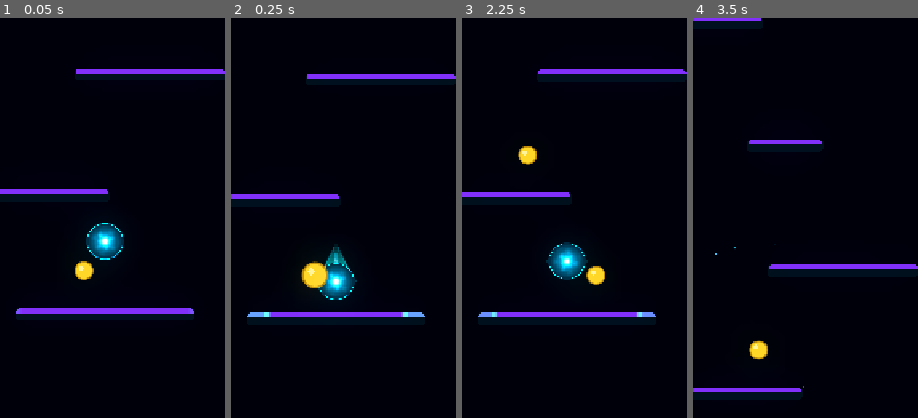
Above: before the commit, frames 1-4 (left to right).
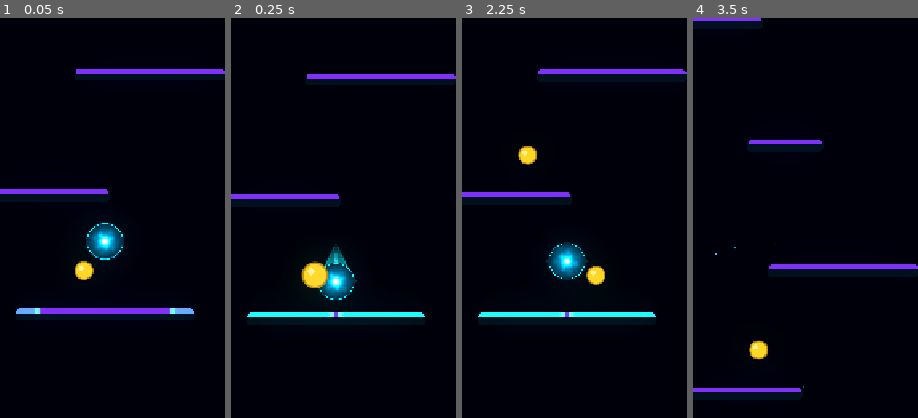
Above: after the commit, the same moments.

Repository: Kryodo/TowerJump
Game: Godot game, scene res://scenes/main.tscn
Same seed, same stepped clock (60 frames per second), same inputs: the game is played once before the commit and once after it.
Inputs (mouse positions are % of the whole screen's width and height, from its top left):
- Up to frame 1 (0.05 s): no input
- Up to frame 2 (0.25 s): no input
- Up to frame 3 (2.25 s): move the mouse to (72, 45) at 0.52 s; hold Right (ui_right) 0.53-1.25 s; click (72, 45) at 0.67 s; drag from (30, 55) to (47, 31) at 1.27 s; click "Nochmal spielen" at 2 s
- Up to frame 4 (3.5 s): move the mouse to (60, 28) at 2.77 s; hold Left (ui_left) from 2.78 s (still down)
The pictures show only the part of the screen within x 27-77%, y 20-70%; the shares and areas given below are measured in that part.

The runs differ from the first frame. In frame 1, 0.3% of the frame differs, in the area x 7-87%, y 72-74%; in frame 2, 0.9%, in the area x 7-87%, y 73-75%; in frame 3, 0.9%; in frame 4, nothing differs.

Commit message:
Tune neon charge urgency and landing completion

Diff:
--- a/scripts/platform.gd
+++ b/scripts/platform.gd
@@ -118,7 +118,7 @@
 
 
 func _physics_process(delta: float) -> void:
-	_update_landing_target()
+	_update_landing_target(delta)
 
 	if platform_type == PlatformType.MOVING and not _is_breaking and not _broken:
 		_move_phase += move_speed * delta
@@ -159,6 +159,7 @@
 
 func on_ball_landed(landing_world_x: float) -> float:
 	_play_landing_pulse(landing_world_x)
+	_neon_edge.set_instance_shader_parameter("approach_charge", 1.0)
 	_neon_edge.set_instance_shader_parameter("activated", 1.0)
 	_neon_edge.set_instance_shader_parameter("landing_confirm", 1.0)
 
@@ -226,7 +227,7 @@
 			_neon_edge.set_instance_shader_parameter("landing_confirm", 0.0)
 	)
 
-func _update_landing_target() -> void:
+func _update_landing_target(delta: float) -> void:
 	var ball := get_tree().get_first_node_in_group("player_ball") as CharacterBody2D
 	if ball == null:
 		_reset_approach_state()
@@ -237,7 +238,7 @@
 	if not prediction.is_empty():
 		predicted_target = prediction["platform"] as Node2D
 
-	_update_approach_target(predicted_target)
+	_update_approach_target(predicted_target, prediction, delta)
 
 	if _approach_target != self:
 		_neon_edge.set_instance_shader_parameter("approach_charge", 0.0)
@@ -264,7 +265,7 @@
 	_neon_edge.set_instance_shader_parameter("approach_target_x", _approach_target_x)
 
 
-func _update_approach_target(predicted_target: Node2D) -> void:
+func _update_approach_target(predicted_target: Node2D, prediction: Dictionary, delta: float) -> void:
 	if predicted_target == null:
 		_reset_approach_state()
 		return
@@ -273,10 +274,14 @@
 		_approach_target = predicted_target
 		_approach_elapsed = 0.0
 
-	# The sequence is intentionally target-acquisition driven rather than
-	# directly mapping charge to time-to-land. This guarantees that a target
-	# discovered late cannot visually jump from 60%/80% straight to 100%.
-	_approach_elapsed += get_physics_process_delta_time()
+	# The sequence starts from target acquisition, but its playback speed
+	# adapts to landing urgency. Early targets get a calm readable build;
+	# late/close landings accelerate the remaining anticipation so the visual
+	# sequence can catch up without turning time-to-land into the progress bar.
+	var time_to_land: float = INF
+	if not prediction.is_empty():
+		time_to_land = float(prediction.get("time_to_land", INF))
+	_approach_elapsed += delta * _approach_speed_multiplier(time_to_land)
 
 
 func _reset_approach_state() -> void:
@@ -294,22 +299,38 @@
 	)
 
 	# Smaller platforms receive a slightly longer, more readable anticipation.
+	# This is the base playback length; landing urgency can accelerate it.
 	var sequence_duration: float = lerpf(1.35, 0.90, width_factor)
 	var raw_progress := clampf(_approach_elapsed / sequence_duration, 0.0, 1.0)
 
+	# 95% is the airborne ceiling. The final 5% is reserved for the actual
+	# landing so the platform never appears fully connected before contact.
+	var visual_progress := minf(raw_progress, 0.95)
+
 	# Continuous visual milestones. These are shaping points, not discrete
-	# states: 0 -> 20 -> 50 -> 70 -> 80 -> 95 -> 100.
-	if raw_progress < 0.20:
-		return 0.20 * smoothstep(0.0, 1.0, raw_progress / 0.20)
-	if raw_progress < 0.50:
-		return 0.20 + 0.30 * smoothstep(0.0, 1.0, (raw_progress - 0.20) / 0.30)
-	if raw_progress < 0.70:
-		return 0.50 + 0.20 * smoothstep(0.0, 1.0, (raw_progress - 0.50) / 0.20)
-	if raw_progress < 0.80:
-		return 0.70 + 0.10 * smoothstep(0.0, 1.0, (raw_progress - 0.70) / 0.10)
-	if raw_progress < 0.95:
-		return 0.80 + 0.15 * smoothstep(0.0, 1.0, (raw_progress - 0.80) / 0.15)
-	return 0.95 + 0.05 * smoothstep(0.0, 1.0, (raw_progress - 0.95) / 0.05)
+	# states: 0 -> 20 -> 50 -> 70 -> 80 -> 95 -> HOLD.
+	if visual_progress < 0.20:
+		return 0.20 * smoothstep(0.0, 1.0, visual_progress / 0.20)
+	if visual_progress < 0.50:
+		return 0.20 + 0.30 * smoothstep(0.0, 1.0, (visual_progress - 0.20) / 0.30)
+	if visual_progress < 0.70:
+		return 0.50 + 0.20 * smoothstep(0.0, 1.0, (visual_progress - 0.50) / 0.20)
+	if visual_progress < 0.80:
+		return 0.70 + 0.10 * smoothstep(0.0, 1.0, (visual_progress - 0.70) / 0.10)
+	if visual_progress < 0.95:
+		return 0.80 + 0.15 * smoothstep(0.0, 1.0, (visual_progress - 0.80) / 0.15)
+	return 0.95
+
+
+func _approach_speed_multiplier(time_to_land: float) -> float:
+	if not is_finite(time_to_land) or time_to_land >= 0.90:
+		return 1.0
+
+	# Keep the early sequence calm, then progressively compress the remaining
+	# anticipation as contact gets close. The multiplier is intentionally
+	# strongest near landing so a late target can still reach the 95% hold.
+	var urgency := 1.0 - smoothstep(0.15, 0.90, time_to_land)
+	return lerpf(1.0, 6.0, urgency)
 
 
 func _approach_target_x_world(ball: CharacterBody2D) -> float:
@@ -383,7 +404,6 @@
 	var best_dy: float = INF
 	var best_time: float = INF
 	var g: float = float(ball.gravity)
-	var screen_width: float = float(get_viewport_rect().size.x)
 
 	if g <= 0.0:
 		return {}
